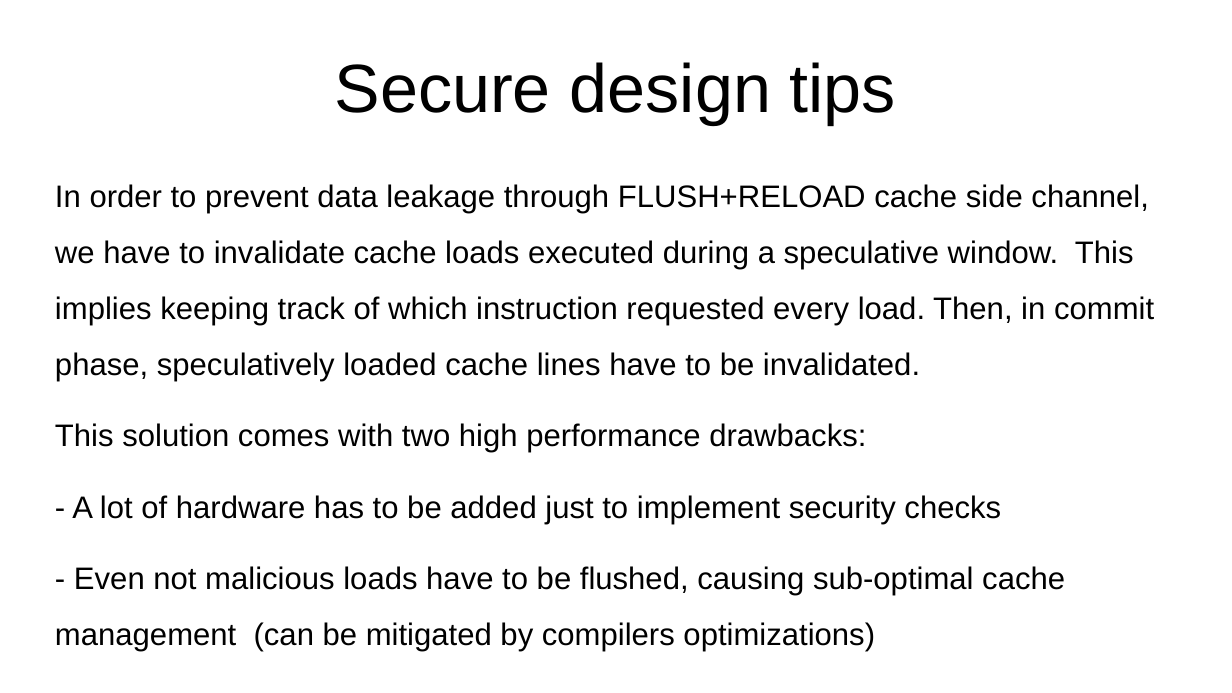
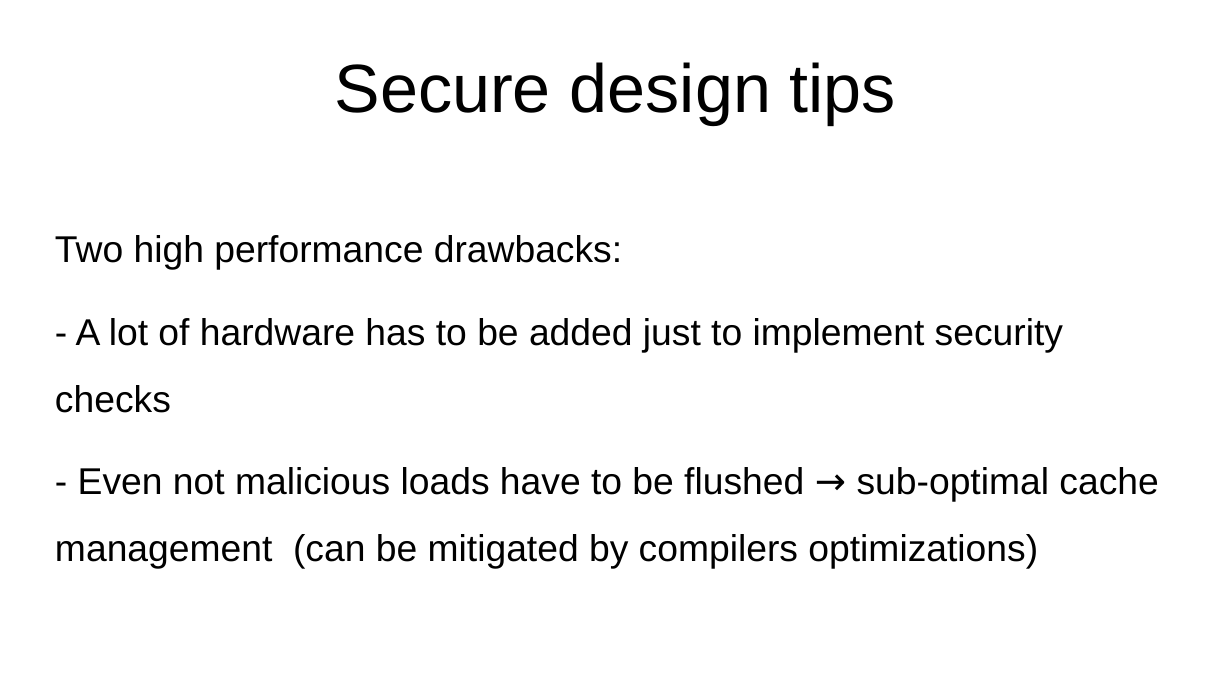
Before and after one commit to Rijndael99/hw_vulnerabilities, a slide deck: slide 18 of presentation1.pptx (slide 17 before the commit). Drawn at 1232x693 pixels with LibreOffice and Linux fonts; fonts in the diff are those of the drawing. Boxes give left, top, right and bottom in pixels: in the first picture for what was removed or moved away, otherwise in the second. Text is boxed around its words. In the diff, an @@ line names an element or a change of style, - is before the commit and + after.

```diff
--- a/presentation1.pptx
+++ b/presentation1.pptx
@@ text "Two high performance drawbacks:": place and size @@
-text "Two high performance drawbacks:" at box(55, 184, 1154, 651)
+text "Two high performance drawbacks:" at box(55, 235, 1158, 569)
@@ text at box(55, 235, 622, 270): text changed; size 20 to 24 pt @@
-In order to prevent data leakage through FLUSH+RELOAD cache side channel, we have to invalidate cache loads executed during a speculative window. This implies keeping track of which instruction requested every load. Then, in commit phase, speculatively loaded cache lines have to be invalidated.
-This solution comes with two high performance drawbacks:
+Two high performance drawbacks:
@@ text at box(55, 318, 1063, 413): size 20 to 24 pt in "- A lot of hardware has to ..." @@
@@ text at box(55, 467, 1158, 569): text changed; size 20 to 24 pt @@
-- Even not malicious loads have to be flushed, causing sub-optimal cache management (can be mitigated by compilers optimizations)
+- Even not malicious loads have to be flushed → sub-optimal cache management (can be mitigated by compilers optimizations)
```
Also in this commit, not shown: 4 other slides changed, 1 slide added.
